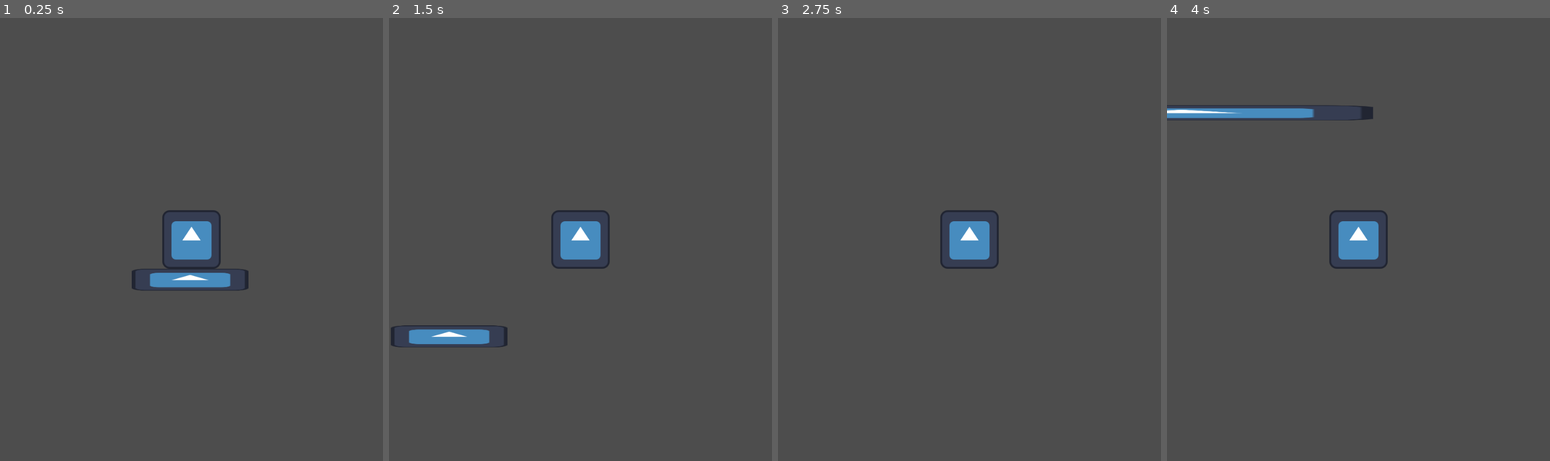
Above: before the commit, frames 1-4 (left to right).
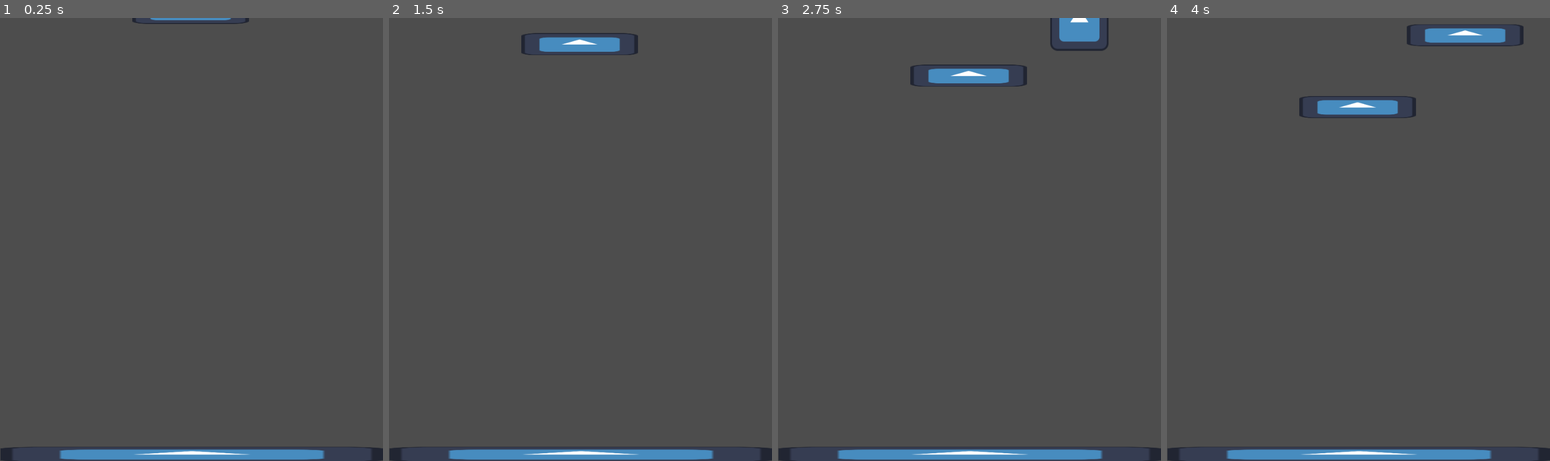
Above: after the commit, the same moments.

Repository: nipro517t/Jogo-para-Game-Jam---teste-1
Game: Godot game, scene res://scenes/main.tscn
The game is run twice, just before and just after one commit, with the same random seed, the same clock (stepped at 60 frames per second) and the same inputs. The engine's default icon, where the game draws it, is replaced by a stand-in: a white triangle on a blue panel in a dark square.
Inputs:
- Up to frame 1 (0.25 s): no input
- Up to frame 2 (1.5 s): tap Enter (ui_accept) at 0.5, 0.77 s; hold Right (ui_right) from 0.53 s (still down)
- Up to frame 3 (2.75 s): tap Enter (ui_accept) at 1.52 s; release Right (ui_right) at 2.03 s; hold Left (ui_left) from 2.03 s (still down)
- Up to frame 4 (4 s): release Left (ui_left) at 2.78 s; hold Right (ui_right) from 2.78 s (still down); tap Enter (ui_accept) at 3.02, 3.77 s

The runs differ from the first frame. In frame 1, 4.4% of the frame differs, in the area x 0-100%, y 0-100%; in frame 2, 5.1%; in frame 3, 4.9%; in frame 4, 6.0%, in the area x 0-100%, y 1-100%.

Commit message:
"Consertando" Jonh KaguraBachi
Fanzedo Jonh Kagurabachi retornar ao estado funcional novamente ( :

Diff:
--- a/jonh-kagurabachi/scenes/main.tscn
+++ b/jonh-kagurabachi/scenes/main.tscn
@@ -26,8 +26,6 @@
 
 [node name="CollisionShape2D" type="CollisionShape2D" parent="Heroi" unique_id=1746189741]
 shape = SubResource("RectangleShape2D_jyhfs")
-
-[node name="Camera2D" type="Camera2D" parent="Heroi" unique_id=1557354708]
 
 [node name="StaticBody2D" type="StaticBody2D" parent="." unique_id=1602076345]
 
--- a/jonh-kagurabachi/scenes/plate.tscn
+++ b/jonh-kagurabachi/scenes/plate.tscn
@@ -9,7 +9,7 @@
 [node name="Plate" type="Node2D" unique_id=664769850]
 script = ExtResource("1_2x0a8")
 
-[node name="StaticBody2D" type="StaticBody2D" parent="." unique_id=898169906]
+[node name="StaticBody2D" type="StaticBody2D" parent="." unique_id=436742102]
 
 [node name="Sprite2D" type="Sprite2D" parent="StaticBody2D" unique_id=2036032650]
 position = Vector2(8.940697e-06, 7.1525574e-07)
--- a/jonh-kagurabachi/scripts/plate.gd
+++ b/jonh-kagurabachi/scripts/plate.gd
@@ -2,8 +2,8 @@
 
 var altura: int = 55
 
-#func _physics_process(delta: float) -> void:
-	#position.y += get_gravity() * delta
+func _physics_process(delta: float) -> void:
+	position.y += altura * delta
 
 
 func _on_visible_on_screen_notifier_2d_screen_exited() -> void:
